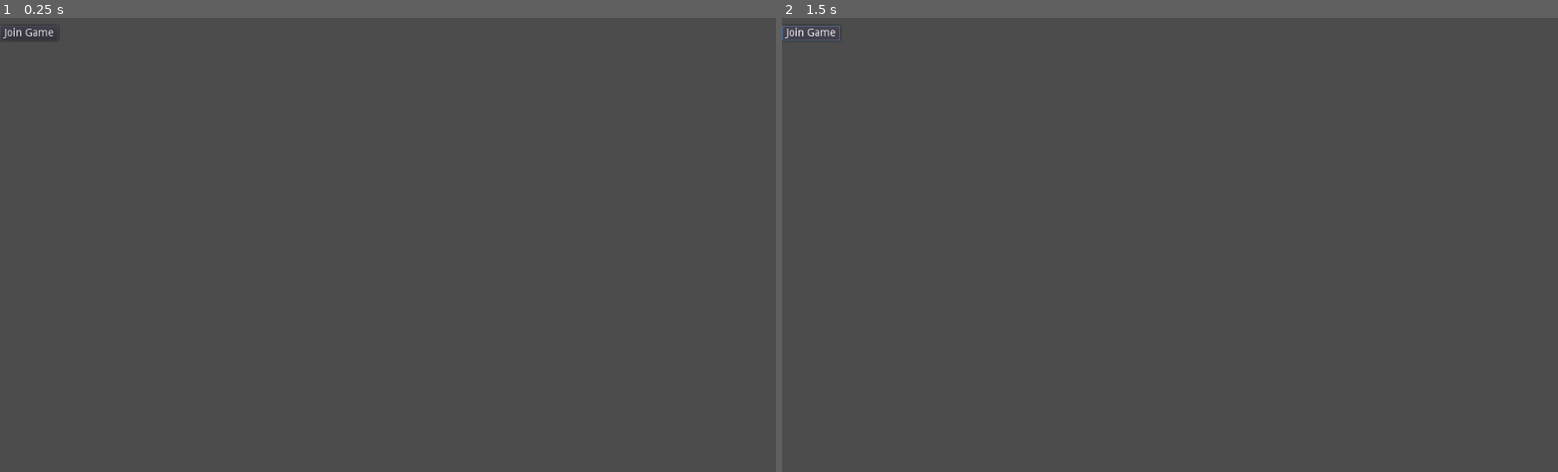
Above: before the commit, frames 1-2 (left to right).
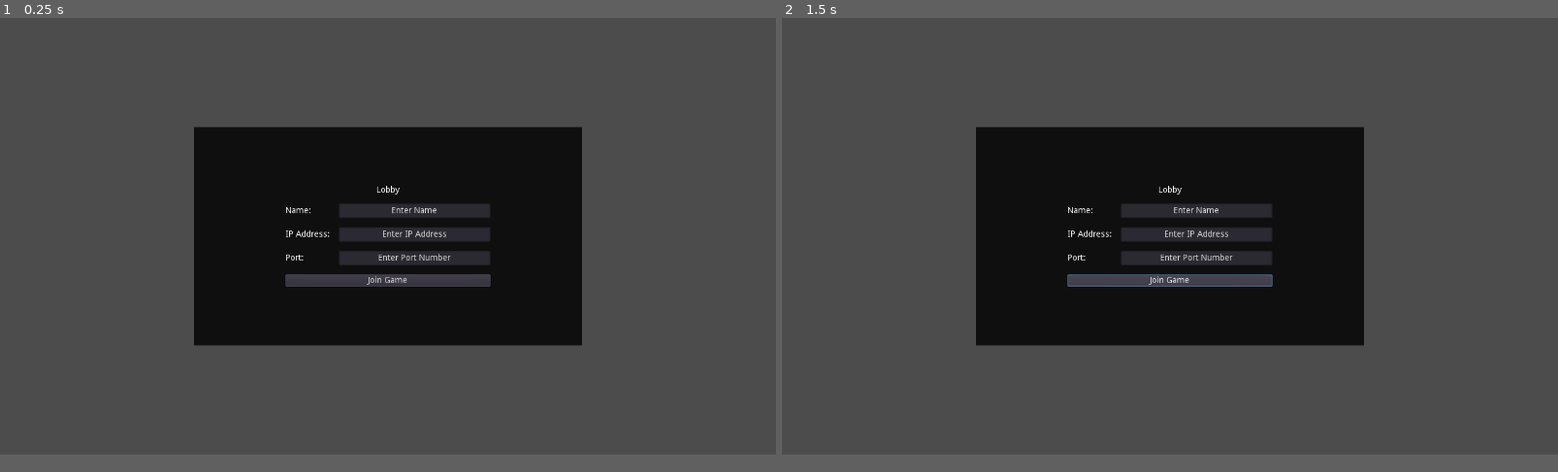
Above: after the commit, the same moments.

Repository: GTNT-Github/Astronaut-of-the-Month
Game: Godot game, scene res://lobby/Lobby.tscn
The game is run twice, just before and just after one commit, with the same random seed, the same clock (stepped at 60 frames per second) and the same inputs.
Inputs:
- Up to frame 1 (0.25 s): no input
- Up to frame 2 (1.5 s): click "Join Game" at 0.5 s
In our replay, the window is 800x468 before the commit and 800x450 after it. These sizes can differ from the game's own. Grey fills any space a smaller window leaves; there, only what the larger window draws over its background counts as a difference.

The runs differ from the first frame. In frame 1, 23% of the frame differs, in the area x 0-75%, y 2-73%; in frame 2, 24%, in the area x 0-75%, y 1-73%.
Error in both runs: Invalid call. Nonexistent function 'exists' in base '_File'. (res://save/save.gd:13)

Commit message:
Client - Lobby Setup
- Setup Lobby and Lobby Script

Diff:
--- a/Client/lobby/Lobby.tscn
+++ b/Client/lobby/Lobby.tscn
@@ -6,15 +6,96 @@
 anchor_right = 1.0
 anchor_bottom = 1.0
 script = ExtResource( 1 )
+__meta__ = {
+"_edit_use_anchors_": false
+}
+
+[node name="ColorRect" type="ColorRect" parent="."]
+anchor_left = 0.5
+anchor_top = 0.5
+anchor_right = 0.5
+anchor_bottom = 0.5
+margin_left = -320.0
+margin_top = -180.0
+margin_right = 320.0
+margin_bottom = 180.0
+color = Color( 0.0627451, 0.0627451, 0.0627451, 1 )
 
 [node name="CenterContainer" type="CenterContainer" parent="."]
-margin_right = 40.0
-margin_bottom = 40.0
+anchor_right = 1.0
+anchor_bottom = 1.0
 
-[node name="JoinBtn" type="Button" parent="CenterContainer"]
-margin_top = 10.0
-margin_right = 77.0
-margin_bottom = 30.0
+[node name="VBoxContainer" type="VBoxContainer" parent="CenterContainer"]
+margin_left = 471.0
+margin_top = 277.0
+margin_right = 809.0
+margin_bottom = 443.0
+custom_constants/separation = 15
+
+[node name="Label" type="Label" parent="CenterContainer/VBoxContainer"]
+margin_right = 338.0
+margin_bottom = 14.0
+text = "Lobby"
+align = 1
+valign = 1
+
+[node name="GridContainer" type="GridContainer" parent="CenterContainer/VBoxContainer"]
+margin_top = 29.0
+margin_right = 338.0
+margin_bottom = 131.0
+custom_constants/vseparation = 15
+custom_constants/hseparation = 15
+columns = 2
+
+[node name="NameLabel" type="Label" parent="CenterContainer/VBoxContainer/GridContainer"]
+margin_top = 5.0
+margin_right = 73.0
+margin_bottom = 19.0
+text = "Name:"
+
+[node name="NameTextBox" type="LineEdit" parent="CenterContainer/VBoxContainer/GridContainer"]
+margin_left = 88.0
+margin_right = 338.0
+margin_bottom = 24.0
+rect_min_size = Vector2( 250, 0 )
+text = "Enter Name"
+align = 1
+
+[node name="IPLabel" type="Label" parent="CenterContainer/VBoxContainer/GridContainer"]
+margin_top = 44.0
+margin_right = 73.0
+margin_bottom = 58.0
+text = "IP Address:"
+
+[node name="IPTextBox" type="LineEdit" parent="CenterContainer/VBoxContainer/GridContainer"]
+margin_left = 88.0
+margin_top = 39.0
+margin_right = 338.0
+margin_bottom = 63.0
+rect_min_size = Vector2( 250, 0 )
+text = "Enter IP Address"
+align = 1
+
+[node name="PortLabel" type="Label" parent="CenterContainer/VBoxContainer/GridContainer"]
+margin_top = 83.0
+margin_right = 73.0
+margin_bottom = 97.0
+text = "Port:"
+
+[node name="PortTextBox" type="LineEdit" parent="CenterContainer/VBoxContainer/GridContainer"]
+margin_left = 88.0
+margin_top = 78.0
+margin_right = 338.0
+margin_bottom = 102.0
+rect_min_size = Vector2( 250, 0 )
+text = "Enter Port Number"
+align = 1
+
+[node name="JoinBtn" type="Button" parent="CenterContainer/VBoxContainer"]
+margin_top = 146.0
+margin_right = 338.0
+margin_bottom = 166.0
 text = "Join Game"
 
-[connection signal="pressed" from="CenterContainer/JoinBtn" to="." method="_on_JoinBtn_pressed"]
+[connection signal="text_changed" from="CenterContainer/VBoxContainer/GridContainer/NameTextBox" to="." method="_on_NameTextBox_text_changed"]
+[connection signal="pressed" from="CenterContainer/VBoxContainer/JoinBtn" to="." method="_on_JoinBtn_pressed"]
--- a/Client/lobby/lobby.gd
+++ b/Client/lobby/lobby.gd
@@ -1,4 +1,19 @@
 extends Control
 
+onready var player_name = $CenterContainer/VBoxContainer/GridContainer/NameTextBox
+onready var selected_IP = $CenterContainer/VBoxContainer/GridContainer/IPTextBox
+onready var selected_port = $CenterContainer/VBoxContainer/GridContainer/PortTextBox
+
+func _ready():
+	player_name.text = Save.save_data["Player_name"]
+	selected_IP.text = Server.DEFAULT_IP
+	selected_port.text = str(Server.DEFAULT_PORT)
+
 func _on_JoinBtn_pressed():
+	Server.selected_IP = selected_IP.text
+	Server.selected_port = int(selected_port.text)
 	Server._connect_to_server()
+
+func _on_NameTextBox_text_changed(new_text):
+	Save.save_data["Player_name"] = player_name.text
+	Save.save_game()
--- a/Client/project.godot
+++ b/Client/project.godot
@@ -27,6 +27,11 @@
 multirun/first_window_args="listen"
 multirun/other_window_args="join"
 
+[display]
+
+window/size/width=1280
+window/size/height=720
+
 [editor_plugins]
 
 enabled=PoolStringArray( "res://addons/multirun/plugin.cfg" )
--- a/Client/server/server.gd
+++ b/Client/server/server.gd
@@ -19,7 +19,7 @@
 
 func _connect_to_server():
 	get_tree().connect("connected_to_server", self, "_connected_ok")
-	network.create_client(DEFAULT_IP, DEFAULT_PORT)
+	network.create_client(selected_IP, selected_port)
 	get_tree().set_network_peer(network)
 
 func _player_connected(id):
@@ -43,3 +43,6 @@
 	local_player_id = get_tree().get_network_unique_id()
 	player_data = Save.save_data
 	players[local_player_id] = player_data
+
+sync func update_waiting_room():
+	pass
